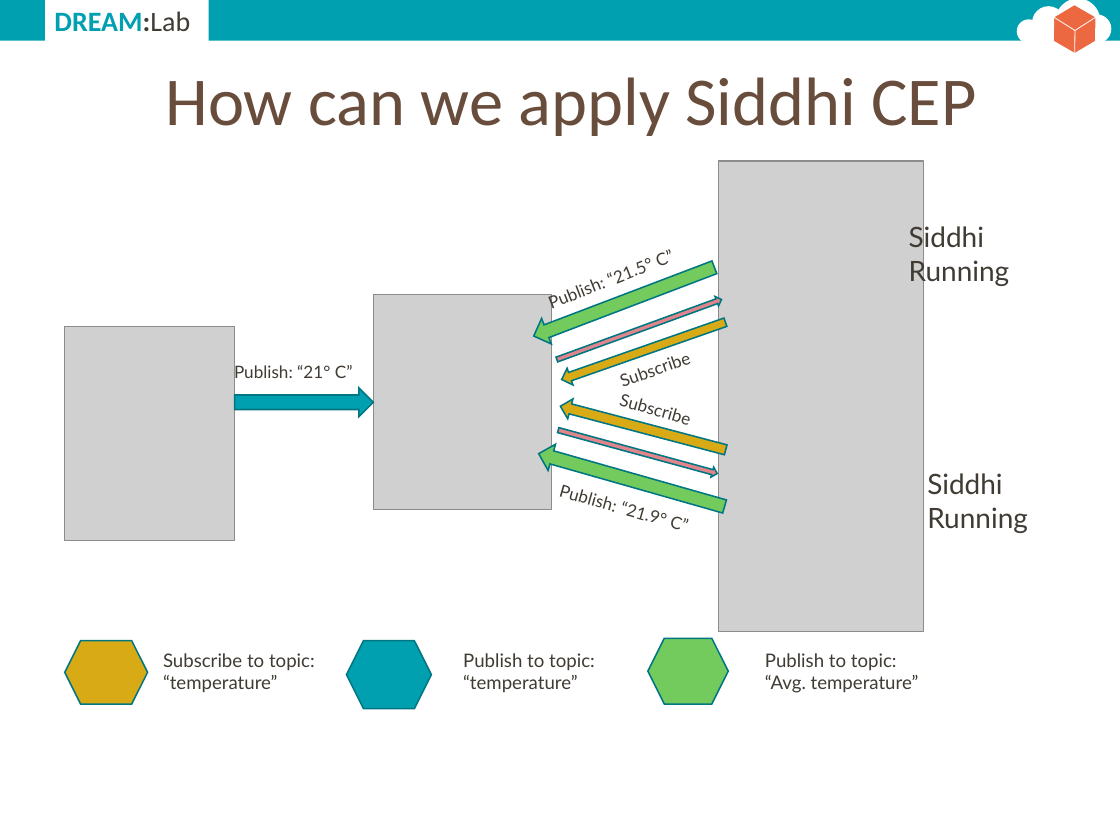
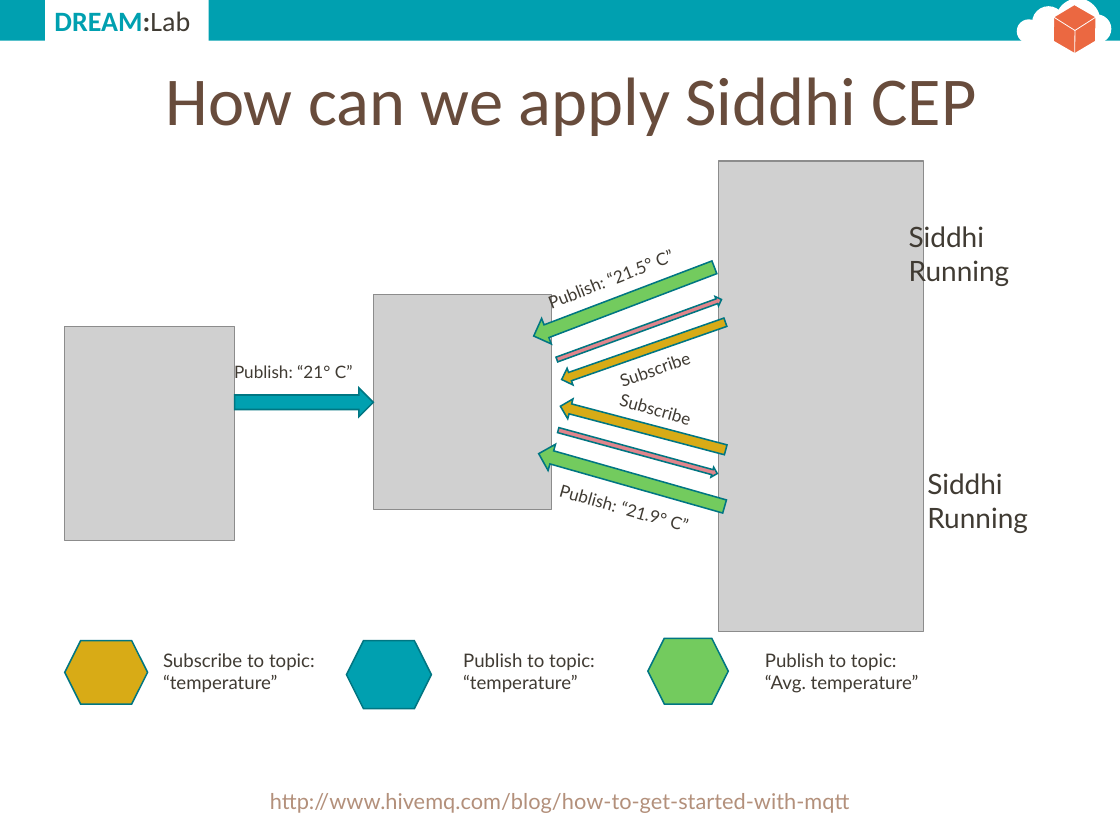
Before and after one commit to dream-lab/iot-school, a slide deck: slide 16 of common/slides/cep.pptx. Drawn at 1120x840 pixels with LibreOffice and Linux fonts; fonts in the diff are those of the drawing; grey boxes stand for pictures. Boxes give left, top, right and bottom in pixels: in the first picture for what was removed or moved away, otherwise in the second. Text is boxed around its words. In the diff, an @@ line names an element or a change of style, - is before the commit and + after.

```diff
--- a/common/slides/cep.pptx
+++ b/common/slides/cep.pptx
@@ text added at box(270, 793, 850, 813), 14 pt, text #B3907B @@
+http://www.hivemq.com/blog/how-to-get-started-with-mqtt
```
Also in this commit, not shown: 22 other slides changed, 6 slides added, 1 slide removed, 1 other file.
